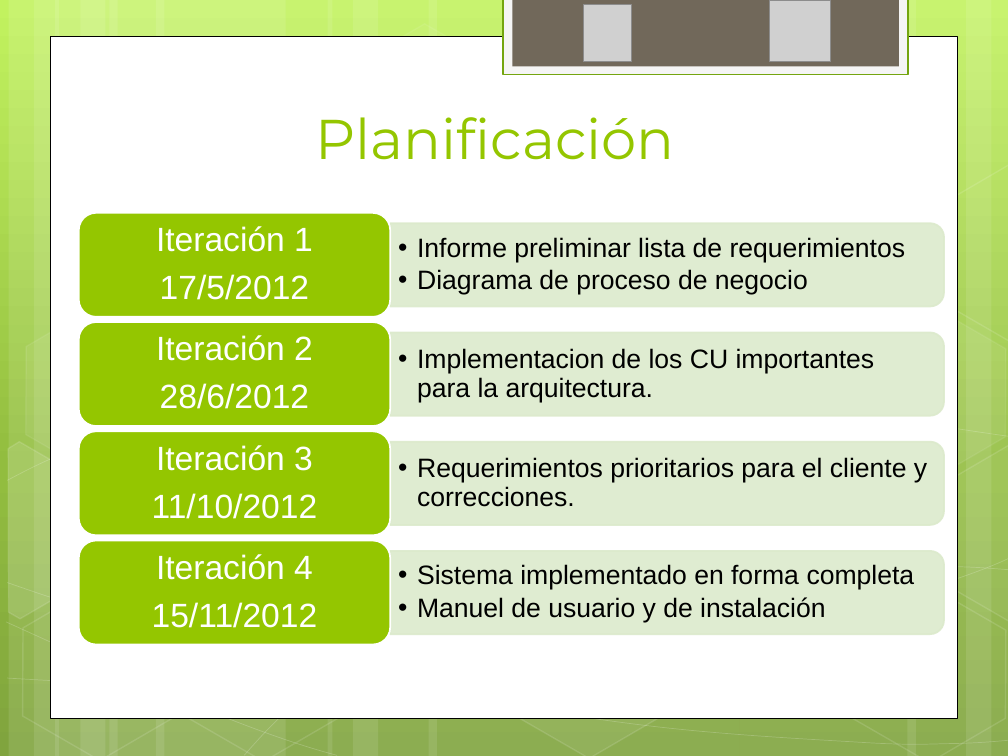
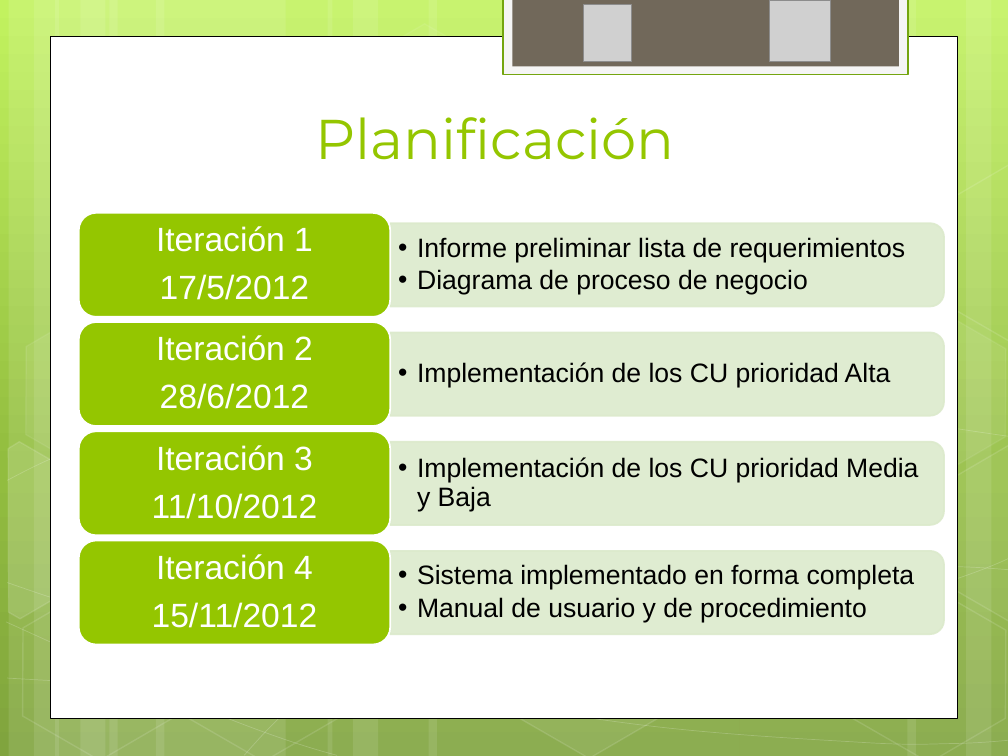
Before and after one commit to ptissera/habilitacion-profesional-2012-4k4, a slide deck: slide 8 of Documentacion/Proyecto/Presentacion Final/Exposicion Final.pptx. Drawn at 1008x756 pixels with LibreOffice and Linux fonts; fonts in the diff are those of the drawing; grey boxes stand for pictures. Boxes give left, top, right and bottom in pixels: in the first picture for what was removed or moved away, otherwise in the second. Text is boxed around its words. In the diff, an @@ line names an element or a change of style, - is before the commit and + after.

```diff
--- a/Documentacion/Proyecto/Presentacion Final/Exposicion Final.pptx
+++ b/Documentacion/Proyecto/Presentacion Final/Exposicion Final.pptx
@@ text at (417,362,891,388): text changed @@
-  •• Implementacion de los CU importantes para la arquitectura.
+  •• Implementación de los CU prioridad Alta
@@ text at (417,457,918,511): text changed @@
-  •• Requerimientos prioritarios para el cliente y correcciones.
+  •• Implementación de los CU prioridad Media y Baja
@@ text at (417,597,867,622): text changed @@
-  •• Manuel de usuario y de instalación
+  •• Manual de usuario y de procedimiento
```
Also in this commit, not shown: 6 other slides changed, 1 slide added.
